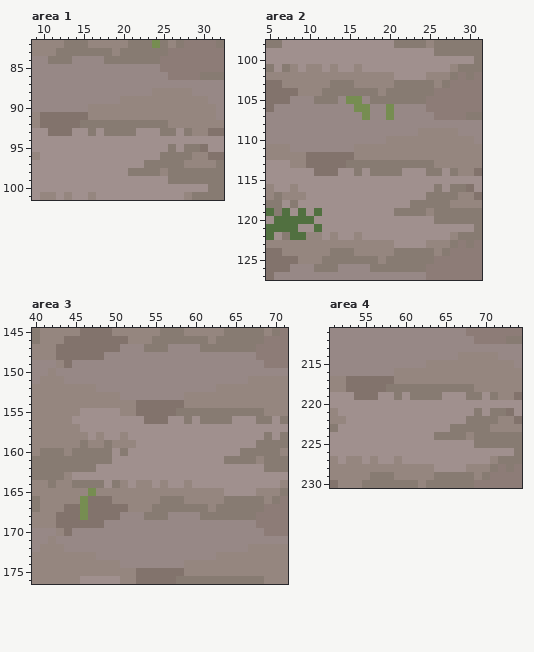
Two versions of one pixel-art file, Resources/Images/CannonBlastsFort.aseprite. Above is the file before it was changed.
240x240 pixels, 1 frame. Colours within 5 levels of each other are drawn and written as one. Shown: area 1: x 9..32, y 82..101; area 2: x 5..31, y 98..127; area 3: x 40..71, y 145..176; area 4: x 51..74, y 211..230. The commit also changed other parts of the picture, which this record leaves out.
After the commit:
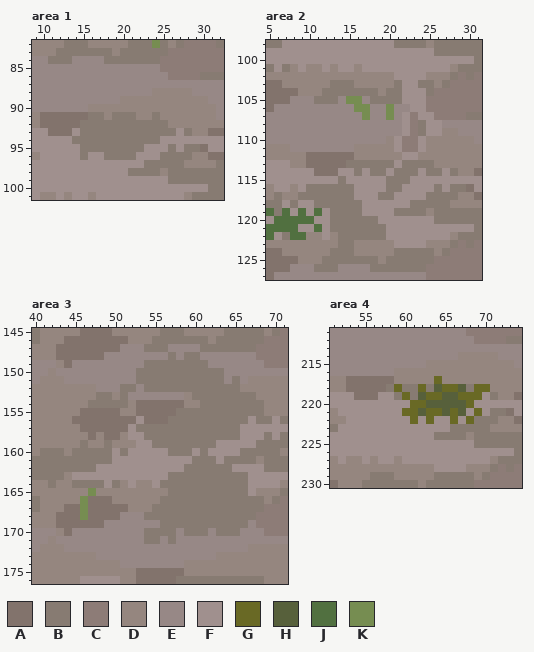
Palette (. is transparent): A #82736c  B #877b72  C #8d7c77  D #95867f  E #978886  F #a0908e  G #696925  H #57603b  J #517040  K #768d51
Edits made:
Area 1, layer "GroundProto":
Colour D becomes colour B in row 91 at x 16 to 17, 19 to 21 and 24.
Colour F becomes colour B in row 93 at x 15, 17 and 22 to 24; in row 94 at x 14 to 24; in row 95 at x 15 to 22; in row 96 at x 15 and 18 to 21.
Area 2, layer "GroundProto":
Colour D becomes colour B in row 109 at x 24; in row 117 at x 9; in row 122 at x 16; in row 123 at x 14 to 15.
Colour E becomes colour B in row 108 at x 24.
Colour F becomes colour B in row 114 at x 22 to 23; in row 115 at x 14 and 20 to 22; in row 116 at x 10 to 15 and 20 to 21; in row 117 at x 10 to 15 and 19 to 20; in row 118 at x 11 to 16; in row 119 at x 13 to 16.
Colour F becomes colour B in row 120 at x 13 to 18; in row 121 at x 13 to 19; in row 122 at x 14 to 15 and 17 to 19.
Colour D becomes colour C in rows 110 to 111 at x 22 to 23.
Colour E becomes colour C in rows 107 to 109 at x 23.
Colour B becomes colour F in row 103 at x 22 to 23; in rows 104 to 105 at x 22 to 24; in row 113 at x 21; in row 114 at x 20.
Colour D becomes colour F in row 109 at x 25 to 26; in rows 110 to 111 at x 21 and 24; in row 112 at x 22 to 23.
Colour E becomes colour F in row 106 at x 23 to 24; in row 107 at x 22 and 24 to 25; in row 108 at x 22 and 25 to 26; in row 109 at x 22.
Area 3, layer "GroundProto":
Colour F becomes colour A in row 155 at x 46 to 50; in row 156 at x 45 to 52; in row 157 at x 46 to 51; in row 158 at x 47 and 49 to 50.
Colour D becomes colour B in row 152 at x 63 to 65; in row 153 at x 48 to 49 and 60 to 67; in row 154 at x 47 to 51 and 61 to 68; in row 164 at x 56 and 59; in row 165 at x 57 to 63; in row 166 at x 59 to 63.
Colour D becomes colour B in row 167 at x 62.
Colour E becomes colour B in row 148 at x 57 and 59 to 60; in row 149 at x 54 to 61; in row 150 at x 53 to 63; in row 151 at x 53 to 63 and 65; in row 152 at x 51 to 52 and 54 to 62; in row 153 at x 51.
Colour E becomes colour B in row 168 at x 57 to 60; in row 169 at x 56 to 66; in row 170 at x 54 to 57, 59 to 61 and 63 to 65; in row 171 at x 54 to 55 and 57.
Colour F becomes colour B in row 156 at x 57 to 58, 60 and 65 to 66; in row 157 at x 53 to 65; in row 158 at x 54 to 65; in row 159 at x 55 to 62; in row 160 at x 57 to 59 and 61; in row 161 at x 60 to 62.
Colour F becomes colour B in row 162 at x 59 to 64; in row 163 at x 57 to 66; in row 164 at x 57 to 58 and 60 to 66; in row 165 at x 64 to 66.
Area 4, layer "GroundProto":
Colour B becomes colour G in row 218 at x 59, 62 and 65 to 66; in row 219 at x 63 to 64 and 68 to 69; in row 221 at x 69; in row 222 at x 68.
Colour D becomes colour G in row 217 at x 64; in row 218 at x 69 to 70.
Colour F becomes colour G in row 219 at x 60 and 67; in row 220 at x 61 to 62 and 68; in row 221 at x 60 to 61, 63 to 64 and 66; in row 222 at x 61, 63 and 66.
Colour B becomes colour H in row 218 at x 64 and 67; in row 219 at x 62.
Colour F becomes colour H in row 219 at x 65 to 66; in row 220 at x 63 to 67; in row 221 at x 62, 65 and 67.
Where, in picture pixels (left, top, right, bottom), the same in both pictures:
changed: (72, 112, 160, 160)
changed: (298, 80, 442, 248)
changed: (72, 352, 264, 544)
changed: (394, 376, 490, 424)
